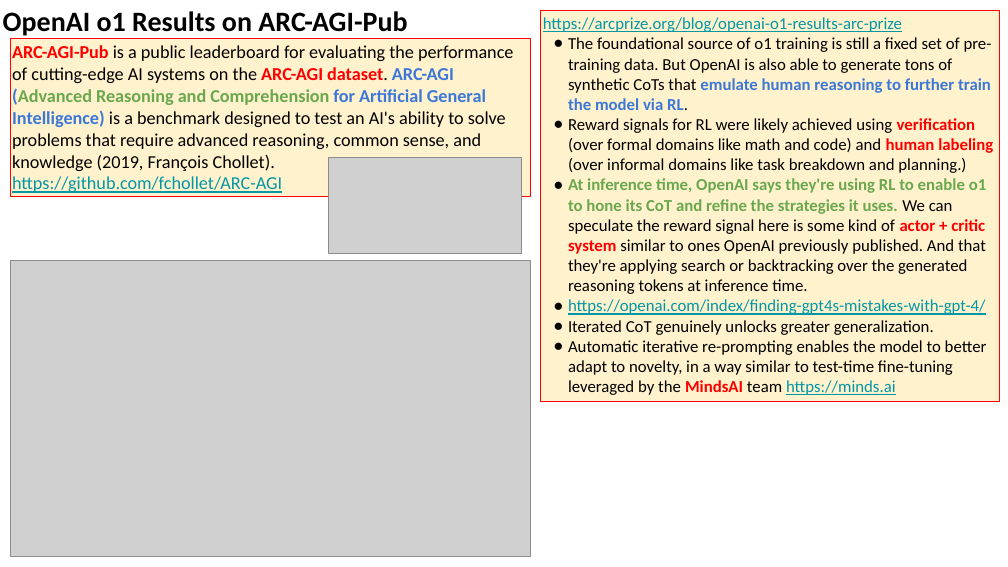
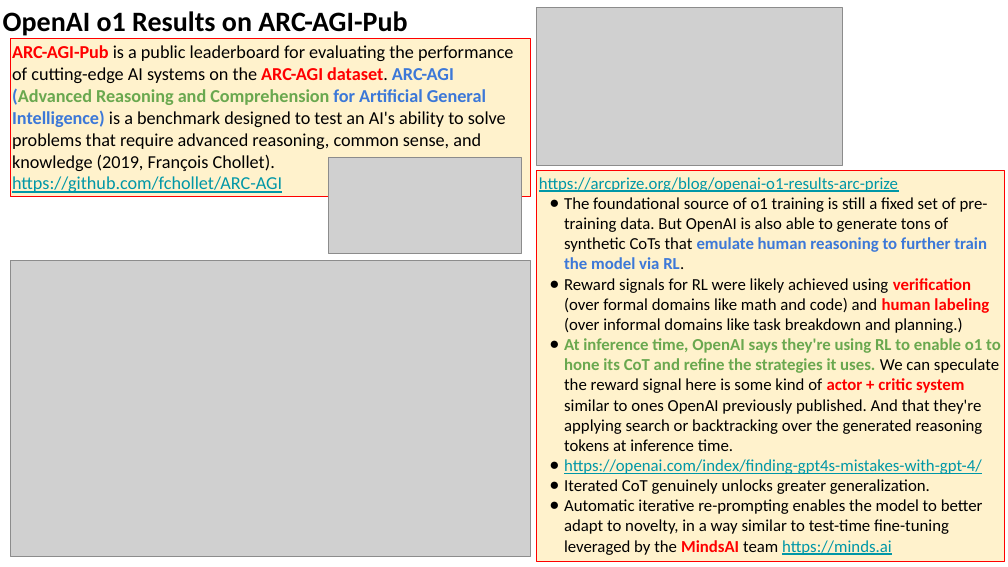
Before and after one commit to lselector/seminar, a slide deck: slide 5 of 2024/2024-09-20-AI-Updates.pptx (slide 4 before the commit). Drawn at 1008x567 pixels with LibreOffice and Linux fonts; fonts in the diff are those of the drawing; grey boxes stand for pictures. Boxes give left, top, right and bottom in pixels: in the first picture for what was removed or moved away, otherwise in the second. Text is boxed around its words. In the diff, an @@ line names an element or a change of style, - is before the commit and + after.

```diff
--- a/2024/2024-09-20-AI-Updates.pptx
+++ b/2024/2024-09-20-AI-Updates.pptx
@@ picture added at [537,7,843,165] @@
@@ rectangle "https://arcprize.org/blog/openai-o1-results-arc-prize": place and size @@
-rectangle "https://arcprize.org/blog/openai-o1-results-arc-prize" at [541,11,1000,402]
+rectangle "https://arcprize.org/blog/openai-o1-results-arc-prize" at [537,170,1005,561]
```
Also in this commit, not shown: 8 other slides changed, 3 slides added.
